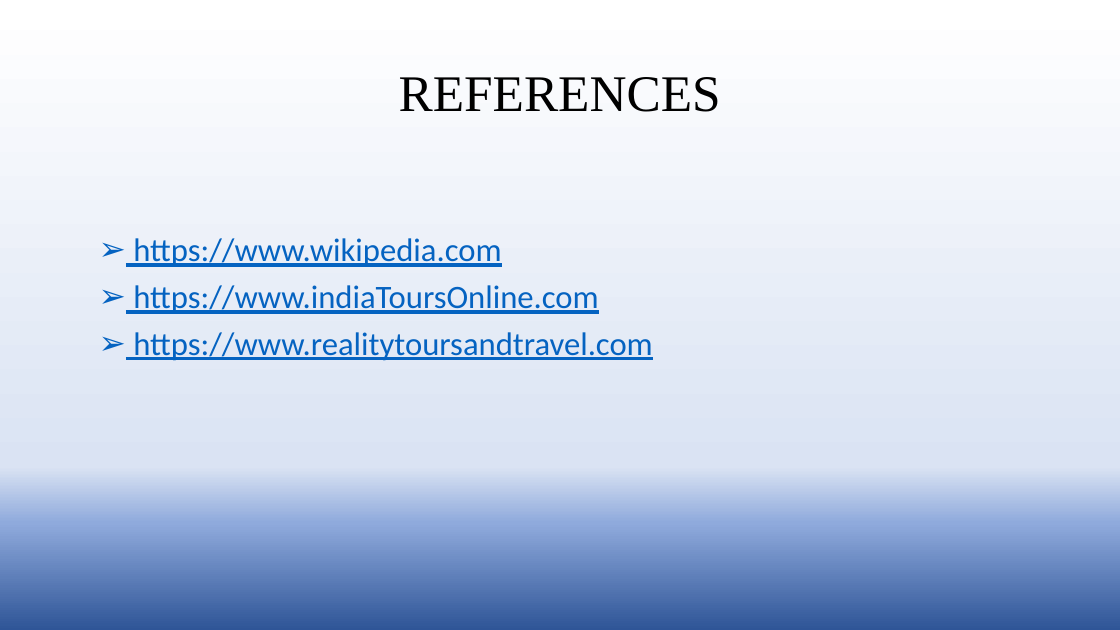
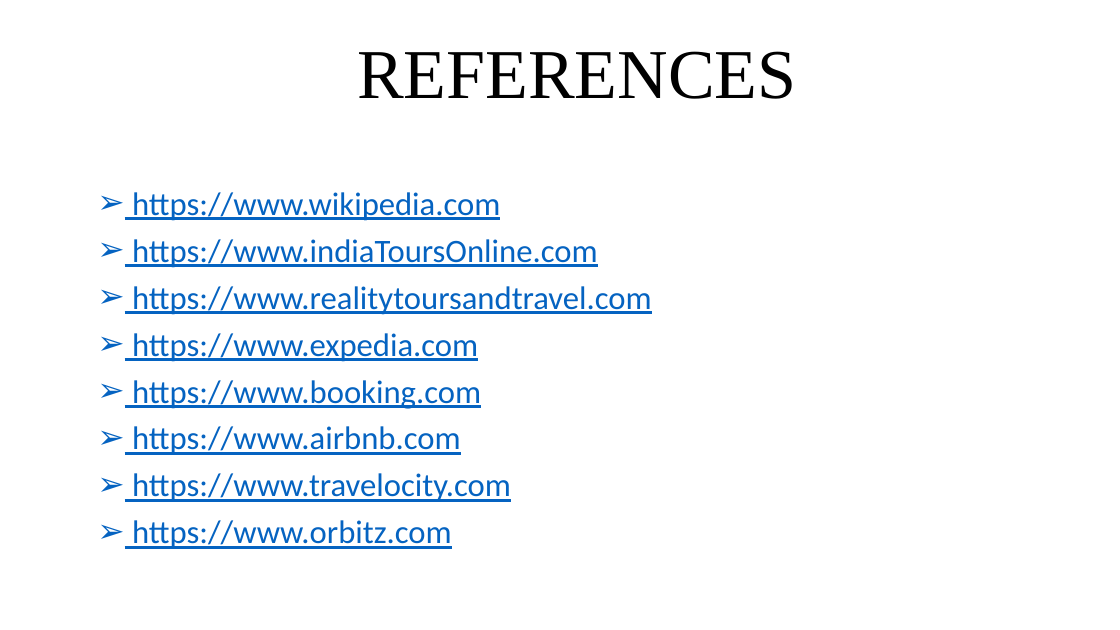
Before and after one commit to Ritikakaushal45/TRAVEL_BUDDY, a slide deck: slide 15 of TOUR AND TRAVEL BUDDY.pptx (slide 12 before the commit). Drawn at 1120x630 pixels with LibreOffice and Linux fonts; fonts in the diff are those of the drawing; background and template pictures are left out. Boxes give left, top, right and bottom in pixels: in the first picture for what was removed or moved away, otherwise in the second. Text is boxed around its words. In the diff, an @@ line names an element or a change of style, - is before the commit and + after.

```diff
--- a/TOUR AND TRAVEL BUDDY.pptx
+++ b/TOUR AND TRAVEL BUDDY.pptx
@@ background gradient #FFFFFF to #DAE3F3 to #8FAADC to #2F5597 to picture (left out) @@
@@ title "REFERENCES": place and size @@
-title "REFERENCES" at [399,77,721,112]
+title "REFERENCES" at [357,51,796,99]
@@ title "REFERENCES" at [357,51,796,99]: size 44 to 60 pt @@
@@ text "https://www.wikipedia.com": place and size @@
-text "https://www.wikipedia.com" at [133,238,653,361]
+text "https://www.wikipedia.com" at [132,192,652,549]
@@ text at [132,333,511,549]: paragraphs added @@
+➢ https://www.expedia.com
+➢ https://www.booking.com
+➢ https://www.airbnb.com
+➢ https://www.travelocity.com
+➢ https://www.orbitz.com
```
Also in this commit, not shown: 12 other slides changed, 3 slides added.
